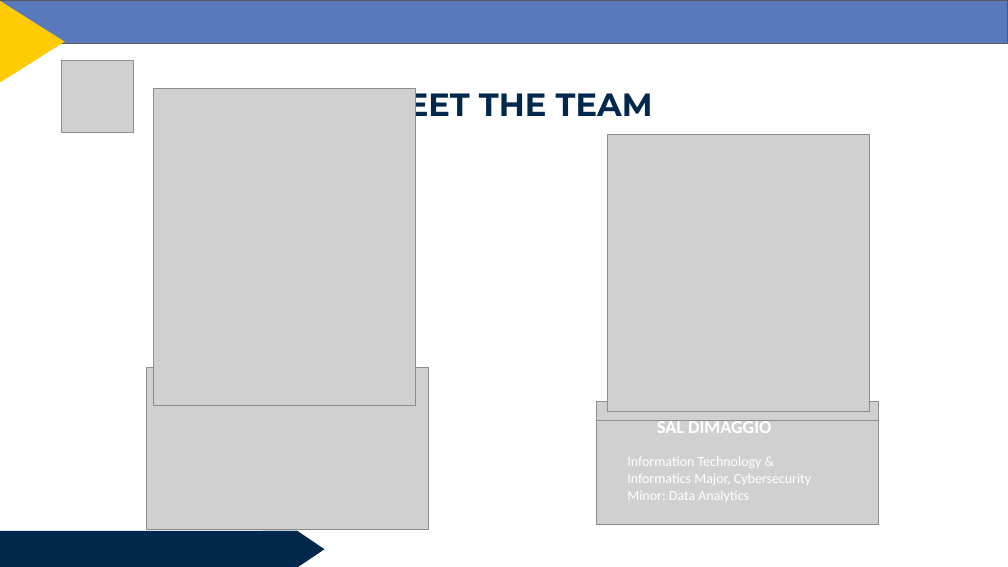
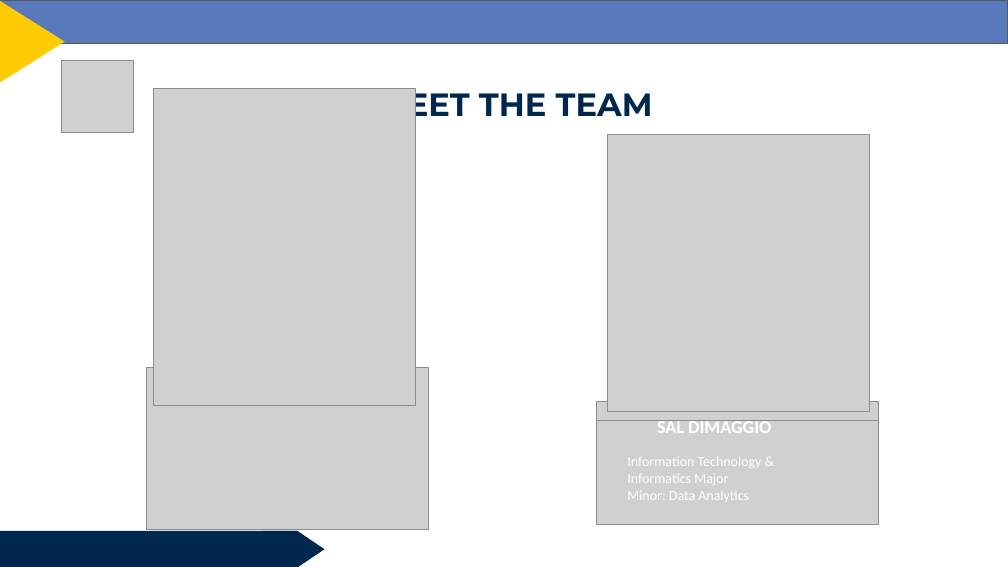
Before and after one commit to sald3/iti200_Midterm, a slide deck: slide 2 of Bizi Fruit - Final.pptx. Drawn at 1008x567 pixels with LibreOffice and Linux fonts; fonts in the diff are those of the drawing; grey boxes stand for pictures; background and template pictures are left out. Boxes give left, top, right and bottom in pixels: in the first picture for what was removed or moved away, otherwise in the second. Text is boxed around its words. In the diff, an @@ line names an element or a change of style, - is before the commit and + after.

```diff
--- a/Bizi Fruit - Final.pptx
+++ b/Bizi Fruit - Final.pptx
@@ text at (627,457,762,484): text changed @@
-Information Technology & Informatics Major, Cybersecurity
+Information Technology & Informatics Major
```
Also in this commit, not shown: 5 other slides changed.
